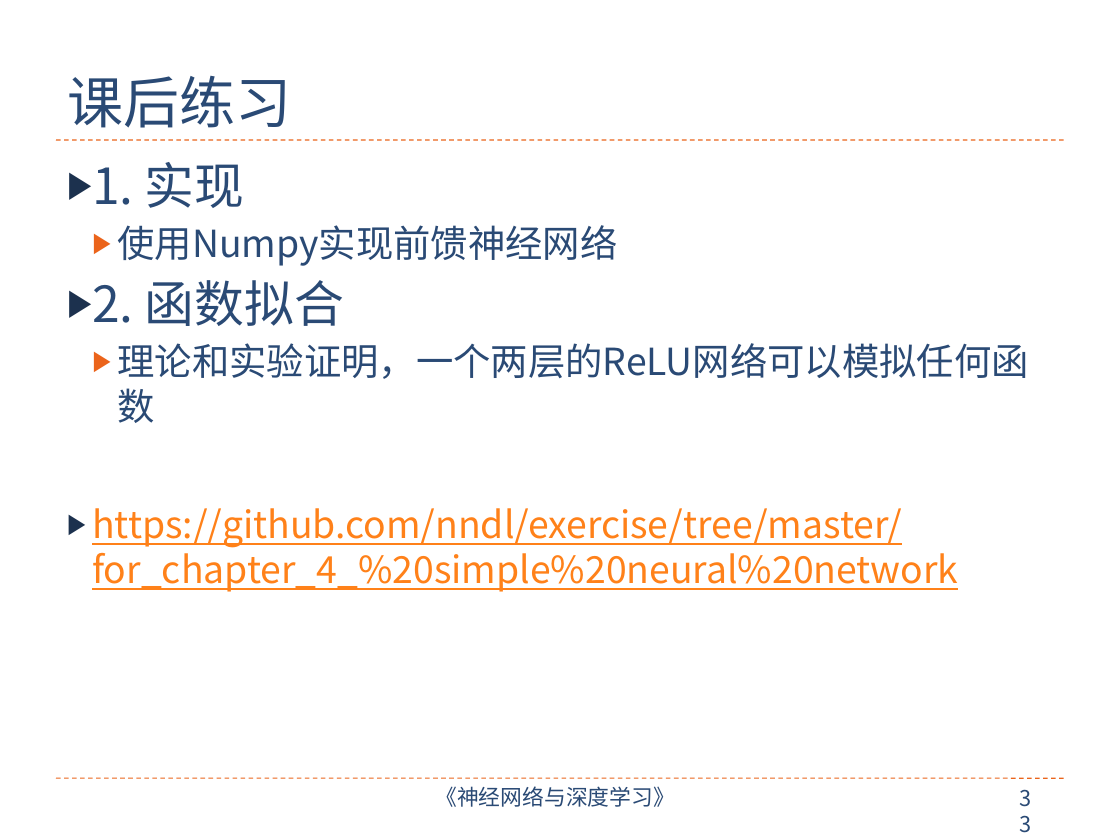
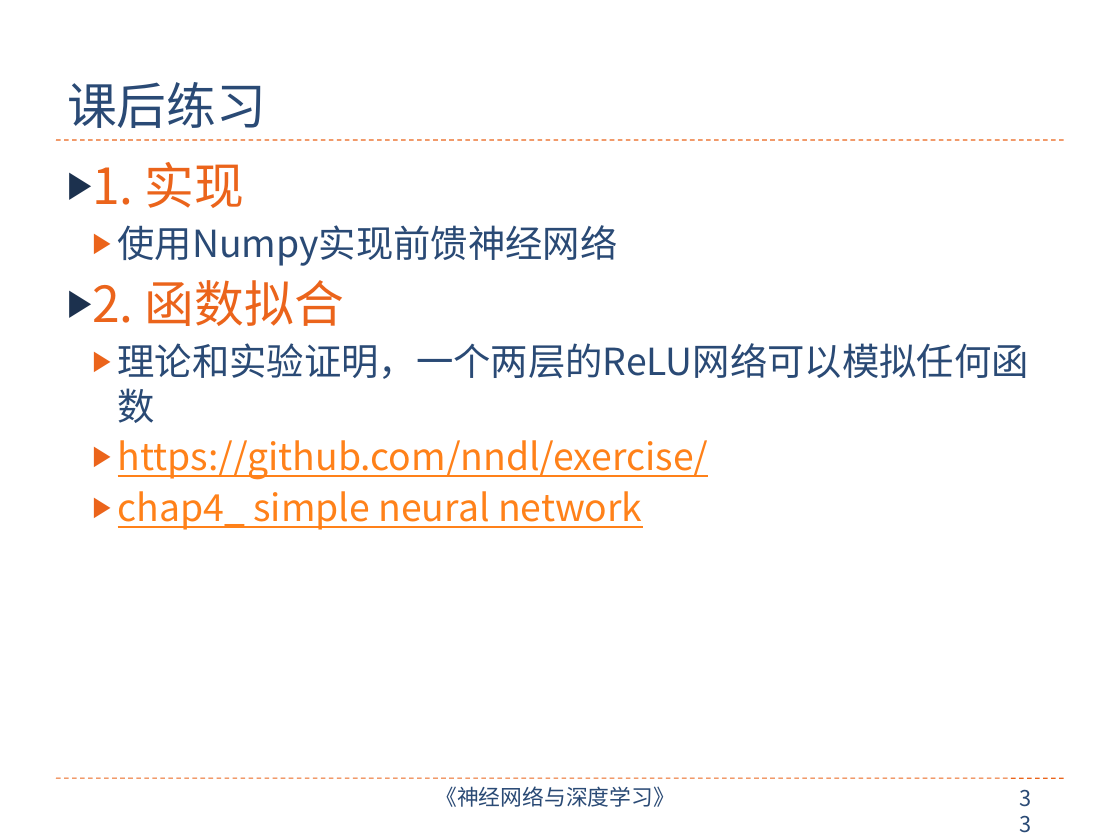
Before and after one commit to nndl/nndl.github.io, a slide deck: slide 33 of ppt/chap-前馈神经网络.pptx. Drawn at 1120x840 pixels with LibreOffice and Linux fonts; fonts in the diff are those of the drawing. Boxes give left, top, right and bottom in pixels: in the first picture for what was removed or moved away, otherwise in the second. Text is boxed around its words. In the diff, an @@ line names an element or a change of style, - is before the commit and + after.

```diff
--- a/ppt/chap-前馈神经网络.pptx
+++ b/ppt/chap-前馈神经网络.pptx
@@ title "课后练习" at (x1=67, y1=82, x2=266, y2=128): size 36 to 32 pt @@
@@ text at (x1=92, y1=162, x2=344, y2=326): text colour #2A4A75 to #EB641B in "1. 实现", "2. 函数拟合" @@
@@ text at (x1=118, y1=440, x2=709, y2=530): text changed @@
-▶ https://github.com/nndl/exercise/tree/master/for_chapter_4_%20simple%20neural%20network
+  ▶ https://github.com/nndl/exercise/
+  ▶ chap4_ simple neural network
```
Also in this commit, not shown: 30 other slides changed, 2 other files.
